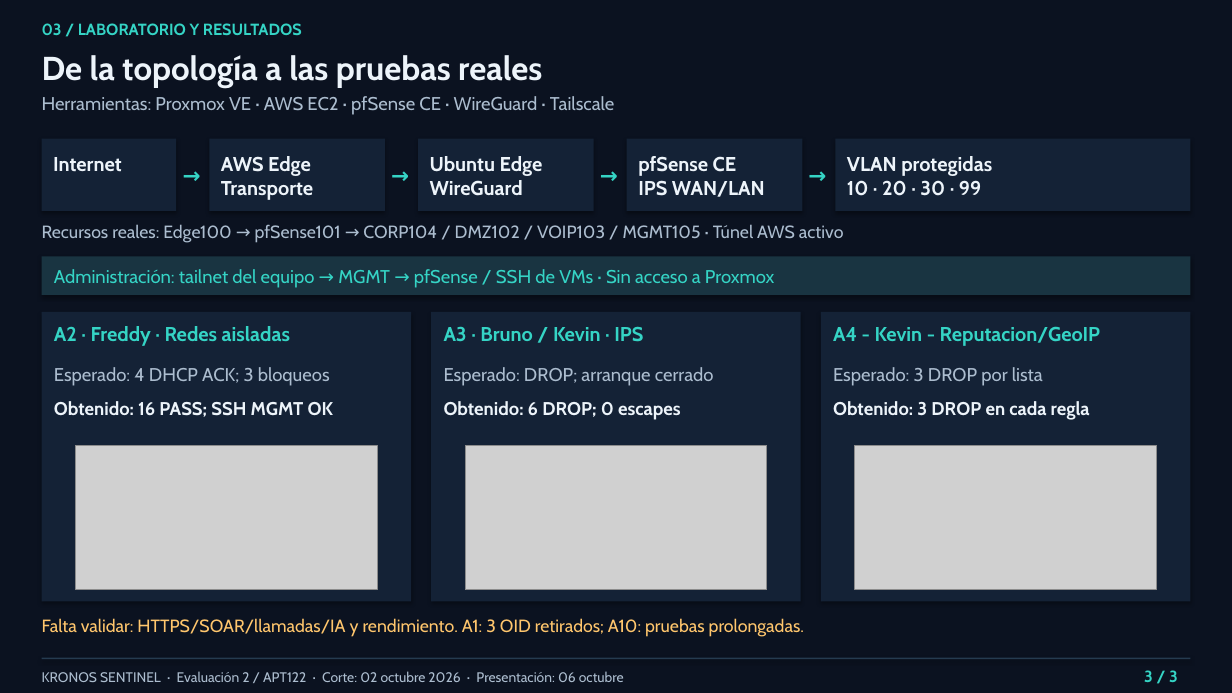
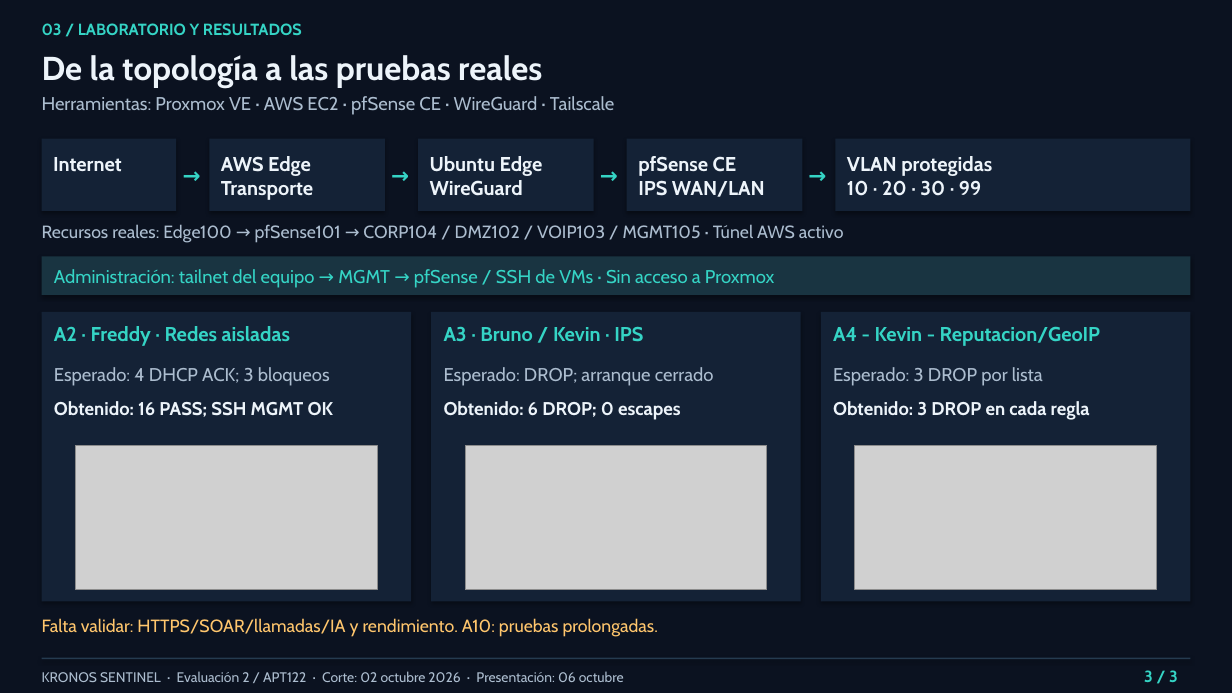
Before and after one commit to Fredinni/Proyecto-Portafolio, a slide deck: slide 3 of docs/Fase_2_Desarrollo_Proyecto_APT/Evaluacion2_Avance_Semana7_2026-10-02.pptx. Drawn at 1232x693 pixels with LibreOffice and Linux fonts; fonts in the diff are those of the drawing; grey boxes stand for pictures. Boxes give left, top, right and bottom in pixels: in the first picture for what was removed or moved away, otherwise in the second. Text is boxed around its words. In the diff, an @@ line names an element or a change of style, - is before the commit and + after.

```diff
--- a/docs/Fase_2_Desarrollo_Proyecto_APT/Evaluacion2_Avance_Semana7_2026-10-02.pptx
+++ b/docs/Fase_2_Desarrollo_Proyecto_APT/Evaluacion2_Avance_Semana7_2026-10-02.pptx
@@ text at <box>42,618,658,637</box>: text changed @@
-Falta validar: HTTPS/SOAR/llamadas/IA y rendimiento. A1: 3 OID retirados; A10: pruebas prolongadas.
+Falta validar: HTTPS/SOAR/llamadas/IA y rendimiento. A10: pruebas prolongadas.
```
Also in this commit, not shown: 1 other slide changed, 25 other files.
